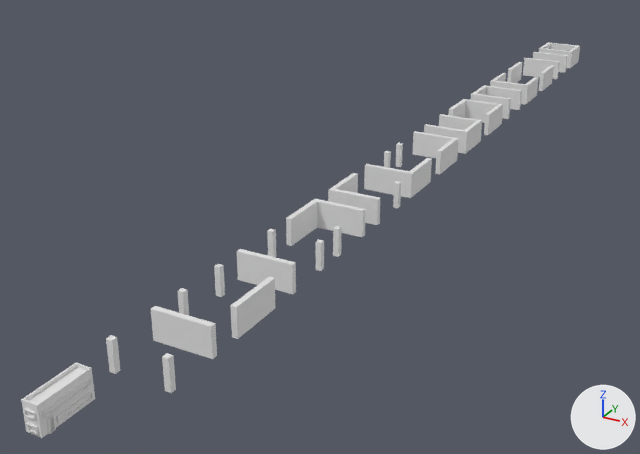
Two versions of the Blender file Assets/Resources/Models/CityMazeCells.blend, one commit apart.
Rendered twice from a camera (50 mm lens) standing at (13.3, -9.6, 12.7) and looking at (-3.4, 20.7, -2.4). Lighting does not change. The marker at lower right points along +X, +Y and +Z.

Names of what the first picture shows: 'Cell01.002', 'Cell01.003', 'Cell01.004', 'Cell01.005', 'Cell01.006', 'Cell01.007', 'Cell01.008', 'Cell01.009', 'Cell01.010', 'Cell01.011', 'Cell01.012', 'Cell01.015'.
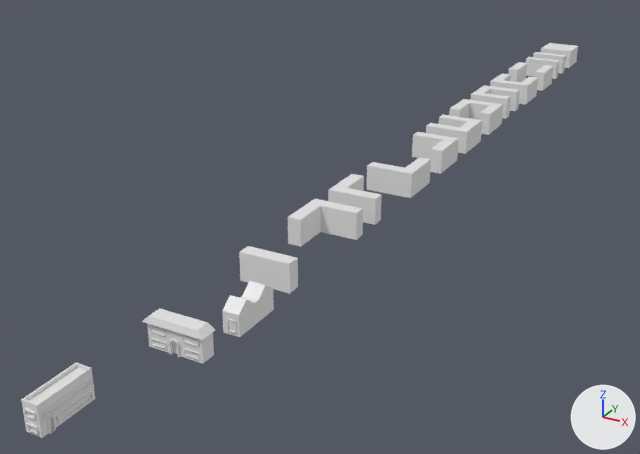
Commit message: Added city model constructor/ Updated city cells mesh asset

Where the change shows, as pixel boxes (x1, y1, x2, y2) in the pictures (640 x 454 px; the box of a moved part takes in the faces that stretch with it):
'Cell01.003', reshaped (34% narrower, 36% shorter)
    before: (106, 306, 217, 393)
    after: (142, 308, 215, 363)
'Cell01.006', reshaped (6% narrower, 17% shorter)
    before: (286, 199, 366, 257)
    after: (288, 199, 363, 247)
'Cell01.005', reshaped (32% narrower, 27% shorter)
    before: (237, 228, 324, 294)
    after: (239, 246, 298, 294)
'Cell01.004', reshaped (46% narrower, 25% shorter)
    before: (178, 264, 275, 339)
    after: (222, 281, 274, 337)
'Cell01.008', reshaped (12% shorter)
    before: (364, 151, 432, 198)
    after: (367, 157, 431, 198)
'Cell01.007', reshaped (26% narrower)
    before: (328, 173, 401, 225)
    after: (328, 174, 382, 225)
'Cell01.009', reshaped (25% narrower)
    before: (396, 131, 459, 174)
    after: (412, 132, 459, 174)
part 1 of me_plane_002, rebuilt (10% wider)
    before: (151, 306, 217, 359)
    after: (142, 308, 215, 363)
part 2 of me_plane_002, deleted
    before: (106, 335, 121, 374)
part 3 of me_plane_002, deleted
    before: (162, 353, 176, 393)
part 4 of me_plane_003, rebuilt (15% wider, 10% shorter)
    before: (230, 277, 275, 339)
    after: (222, 281, 274, 337)
part 5 of me_plane_003, deleted
    before: (214, 264, 225, 297)
part 6 of me_plane_003, deleted
    before: (178, 288, 189, 315)
part 7 of me_plane_005, deleted
    before: (333, 226, 342, 257)
part 8 of me_plane_005, moved or reshaped
    before: (286, 199, 366, 246)
    after: (288, 199, 363, 247)
part 9 of me_plane_023, added
    after: (239, 246, 298, 294)
part 10 of me_plane_023, deleted
    before: (316, 239, 324, 271)
part 11 of me_plane_023, deleted
    before: (267, 228, 276, 257)
part 12 of me_plane_012, deleted
    before: (393, 181, 401, 208)
part 13 of me_plane_012, moved or reshaped
    before: (329, 173, 380, 225)
    after: (329, 174, 382, 225)
part 14 of me_plane_017, deleted
    before: (384, 151, 391, 168)
part 15 of me_plane_017, moved or reshaped
    before: (364, 158, 432, 197)
    after: (367, 157, 431, 197)
part 16 of me_plane_018, deleted
    before: (396, 143, 403, 167)
part 17 of me_plane_018, moved or reshaped
    before: (413, 131, 453, 174)
    after: (412, 132, 453, 174)

The change, as a list of edits to the scene's bpy script:
```text
Change me_plane_002:
    remove me_plane_002.from_pydata(...)  # 24 vertices, 18 faces; spans x -1.0..1.0, y -1.0..1.0, z 0.0..1.0
    add me_plane_002.from_pydata(...)  # 120 vertices, 110 faces; spans x -1.0..1.0, y 0.4..1.0, z 0.0..1.0
    me_plane_002 part 1: the loose piece of 8 vertices spanning x -1.0..1.0, y 0.8..1.0, z 0.0..1.0 is rebuilt with 120 vertices and now spans x -1.0..1.0, y 0.4..1.0, z 0.0..1.0
    me_plane_002 part 2: the loose piece of 8 vertices spanning x -1.0..-0.8, y -1.0..-0.8, z 0.0..1.0 is deleted
    me_plane_002 part 3: the loose piece of 8 vertices spanning x 0.8..1.0, y -1.0..-0.8, z 0.0..1.0 is deleted
Change me_plane_003:
    remove me_plane_003.from_pydata(...)  # 24 vertices, 18 faces; spans x -1.0..1.0, y -1.0..1.0, z 0.0..1.0
    add me_plane_003.from_pydata(...)  # 96 vertices, 79 faces; spans x 0.45..1.0, y -0.93..0.9, z 0.0..1.0
    me_plane_003 part 4: the loose piece of 8 vertices spanning x 0.8..1.0, y -1.0..1.0, z 0.0..1.0 is rebuilt with 96 vertices and now spans x 0.45..1.0, y -0.93..0.9, z 0.0..1.0
    me_plane_003 part 5: the loose piece of 8 vertices spanning x -1.0..-0.8, y 0.8..1.0, z 0.0..1.0 is deleted
    me_plane_003 part 6: the loose piece of 8 vertices spanning x -1.0..-0.8, y -1.0..-0.8, z 0.0..1.0 is deleted
Change me_plane_005:
    remove me_plane_005.from_pydata(...)  # 20 vertices, 15 faces; spans x -1.0..1.0, y -1.0..1.0, z 0.0..1.0
    add me_plane_005.from_pydata(...)  # 12 vertices, 9 faces; spans x -1.0..0.9, y -0.9..1.0, z 0.0..1.0
    me_plane_005 part 7: the loose piece of 8 vertices spanning x 0.8..1.0, y -1.0..-0.8, z 0.0..1.0 is deleted
    me_plane_005 part 8: 10 vertices removed from x -1.0..1.0, y -1.0..1.0, z 0.0..1.0; 10 vertices added at x -1.0..0.9, y -0.9..1.0, z 0.0..1.0
Change me_plane_012:
    remove me_plane_012.from_pydata(...)  # 20 vertices, 15 faces; spans x -1.0..1.0, y -1.0..1.0, z 0.0..1.0
    add me_plane_012.from_pydata(...)  # 12 vertices, 9 faces; spans x -1.0..0.9, y -1.0..0.9, z 0.0..1.0
    me_plane_012 part 12: the loose piece of 8 vertices spanning x 0.8..1.0, y 0.8..1.0, z 0.0..1.0 is deleted
    me_plane_012 part 13
    10 vertices are removed from x -1.0..1.0, y -1.0..1.0, z 0.0..1.0
    9 faces are deleted
    5 vertices are added at (0.9, -1.0, 0.0), (-0.5, 0.9, 0.0), (0.9, -0.5, 0.0), (-0.5, -0.5, 0.0), (-1.0, 0.9, 0.0)
    5 new vertices lie (0.0, 0.0, 1.0) away from vertices in x -1.0..0.9, y -1.0..0.9, z 0.0
    9 new faces join them
Change me_plane_017:
    remove me_plane_017.from_pydata(...)  # 20 vertices, 15 faces; spans x -1.0..1.0, y -1.0..1.0, z 0.0..1.0
    add me_plane_017.from_pydata(...)  # 12 vertices, 9 faces; spans x -0.9..1.0, y -1.0..0.9, z 0.0..1.0
    me_plane_017 part 14: the loose piece of 8 vertices spanning x -1.0..-0.8, y 0.8..1.0, z 0.0..1.0 is deleted
    me_plane_017 part 15: 10 vertices removed from x -1.0..1.0, y -1.0..1.0, z 0.0..1.0; 10 vertices added at x -0.9..1.0, y -1.0..0.9, z 0.0..1.0
Change me_plane_018:
    remove me_plane_018.from_pydata(...)  # 20 vertices, 15 faces; spans x -1.0..1.0, y -1.0..1.0, z 0.0..1.0
    add me_plane_018.from_pydata(...)  # 12 vertices, 9 faces; spans x -0.9..1.0, y -0.9..1.0, z 0.0..1.0
    me_plane_018 part 16: the loose piece of 8 vertices spanning x -1.0..-0.8, y -1.0..-0.8, z 0.0..1.0 is deleted
    me_plane_018 part 17: 10 vertices removed from x -1.0..1.0, y -1.0..1.0, z 0.0..1.0; 10 vertices added at x -0.9..1.0, y -0.9..1.0, z 0.0..1.0
Change me_plane_023:
    where me_plane_023.from_pydata(...)  # 24 vertices, 18 faces; spans x -1.0..1.0, y -1.0..1.0, z 0.0..1.0
    me_plane_023 part 9: a new loose piece, a box spanning x -0.9..0.9, y -1.0..-0.5, z 0.0..1.0
    me_plane_023 part 10: the loose piece of 8 vertices spanning x 0.8..1.0, y 0.8..1.0, z 0.0..1.0 is deleted
    me_plane_023 part 11: the loose piece of 8 vertices spanning x -1.0..-0.8, y 0.8..1.0, z 0.0..1.0 is deleted
```
